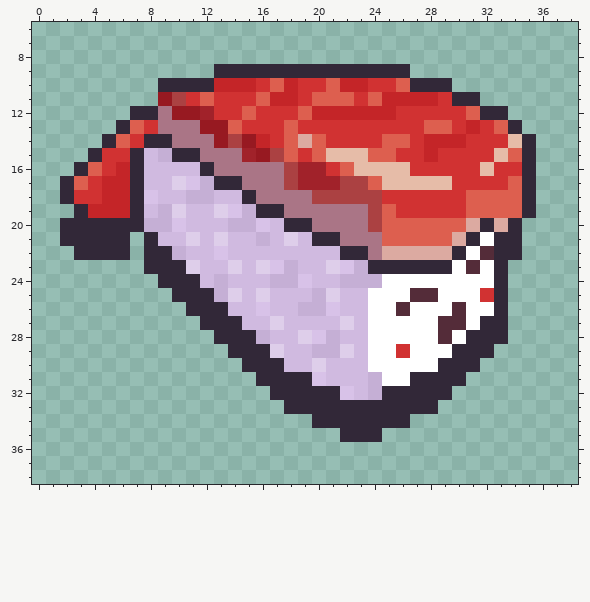
Pixel-art sprite, stored at res/UI/CharacterSelect/Thumb07.png. This is how it looked before the edit.
The file is 44x44 pixels. Colours within 5 levels of each other are drawn and written as one. Shown: x 0..38, y 6..38.
Now the later version:
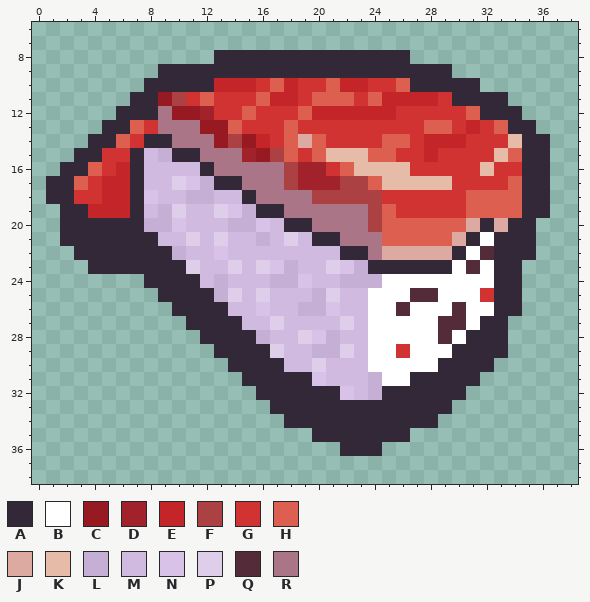
Palette (. is transparent): A #322838  B #ffffff  C #971921  D #a1222a  E #c42528  F #ab4142  G #d13232  H #dd5f4f  J #dcaaa1  K #e6bca8  L #c5afd5  M #d0bae0  N #d8c2e8  P #deceea  Q #542c39  R #aa7586
Difference:
{"y":8,"x":13,"old":"..............","new":"AAAAAAAAAAAAAA"}
{"y":9,"x":9,"old":"....","new":"AAAA"}
{"y":9,"x":27,"old":"...","new":"AAA"}
{"y":10,"x":8,"old":".","new":"A"}
{"y":10,"x":30,"old":"..","new":"AA"}
{"y":11,"x":7,"old":"..","new":"AA"}
{"y":11,"x":32,"old":"..","new":"AA"}
{"y":12,"x":6,"old":".","new":"A"}
{"y":12,"x":34,"old":".","new":"A"}
{"y":13,"x":5,"old":".","new":"A"}
{"y":13,"x":35,"old":".","new":"A"}
{"y":14,"x":4,"old":".","new":"A"}
{"y":14,"x":36,"old":".","new":"A"}
{"y":15,"x":3,"old":".","new":"A"}
{"y":15,"x":36,"old":".","new":"A"}
{"y":16,"x":2,"old":".","new":"A"}
{"y":16,"x":36,"old":".","new":"A"}
{"y":17,"x":1,"old":".","new":"A"}
{"y":17,"x":36,"old":".","new":"A"}
{"y":18,"x":1,"old":".","new":"A"}
{"y":18,"x":36,"old":".","new":"A"}
{"y":19,"x":2,"old":".","new":"A"}
{"y":19,"x":36,"old":".","new":"A"}
{"y":20,"x":35,"old":".","new":"A"}
{"y":21,"x":7,"old":".","new":"A"}
{"y":21,"x":35,"old":".","new":"A"}
{"y":22,"x":7,"old":".","new":"A"}
{"y":22,"x":35,"old":".","new":"A"}
{"y":23,"x":4,"old":"....","new":"AAAA"}
{"y":23,"x":34,"old":".","new":"A"}
{"y":24,"x":8,"old":".","new":"A"}
{"y":24,"x":34,"old":".","new":"A"}
{"y":25,"x":9,"old":".","new":"A"}
{"y":25,"x":34,"old":".","new":"A"}
{"y":26,"x":10,"old":".","new":"A"}
{"y":26,"x":34,"old":".","new":"A"}
{"y":27,"x":11,"old":".","new":"A"}
{"y":28,"x":12,"old":".","new":"A"}
{"y":29,"x":13,"old":".","new":"A"}
{"y":29,"x":33,"old":".","new":"A"}
{"y":30,"x":14,"old":".","new":"A"}
{"y":30,"x":32,"old":".","new":"A"}
{"y":31,"x":15,"old":".","new":"A"}
{"y":31,"x":31,"old":".","new":"A"}
{"y":32,"x":16,"old":".","new":"A"}
{"y":32,"x":30,"old":".","new":"A"}
{"y":33,"x":17,"old":".","new":"A"}
{"y":33,"x":29,"old":".","new":"A"}
{"y":34,"x":18,"old":"..","new":"AA"}
{"y":34,"x":27,"old":"..","new":"AA"}
{"y":35,"x":20,"old":"..","new":"AA"}
{"y":35,"x":25,"old":"..","new":"AA"}
{"y":36,"x":22,"old":"...","new":"AAA"}
{"label":"added","picture_box":[46,50,550,456]}
